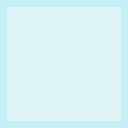
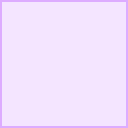
Revision of a layered (128, 128) image; what changed, layer by layer:
"Layer 1 copy": opacity 20% → 10%, painted on it over [0, 0, 128, 128]
removed layer "Layer 1" (was 20%) over [0, 0, 128, 128]
added layer "Rectangle 1" above "Background" over [0, 0, 128, 128]
